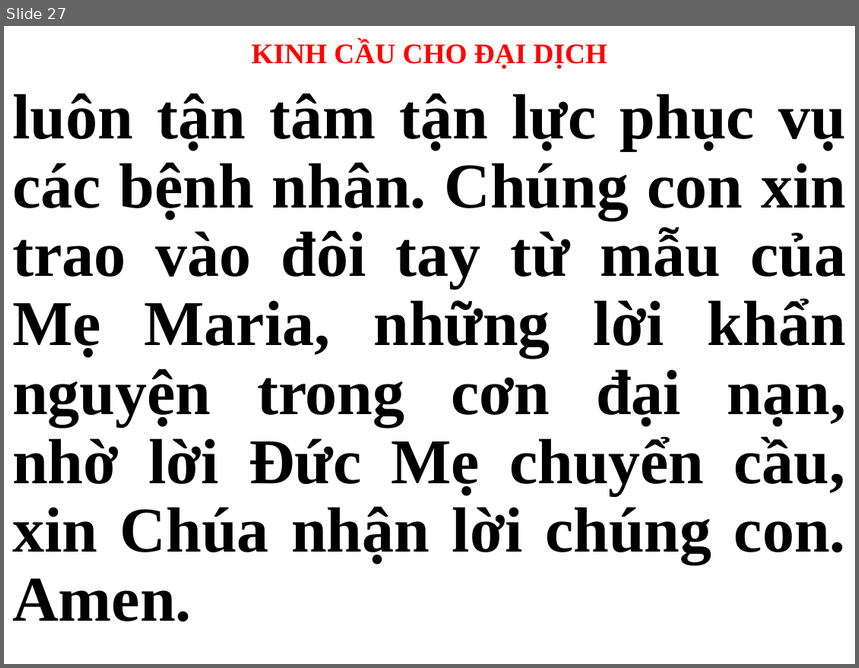
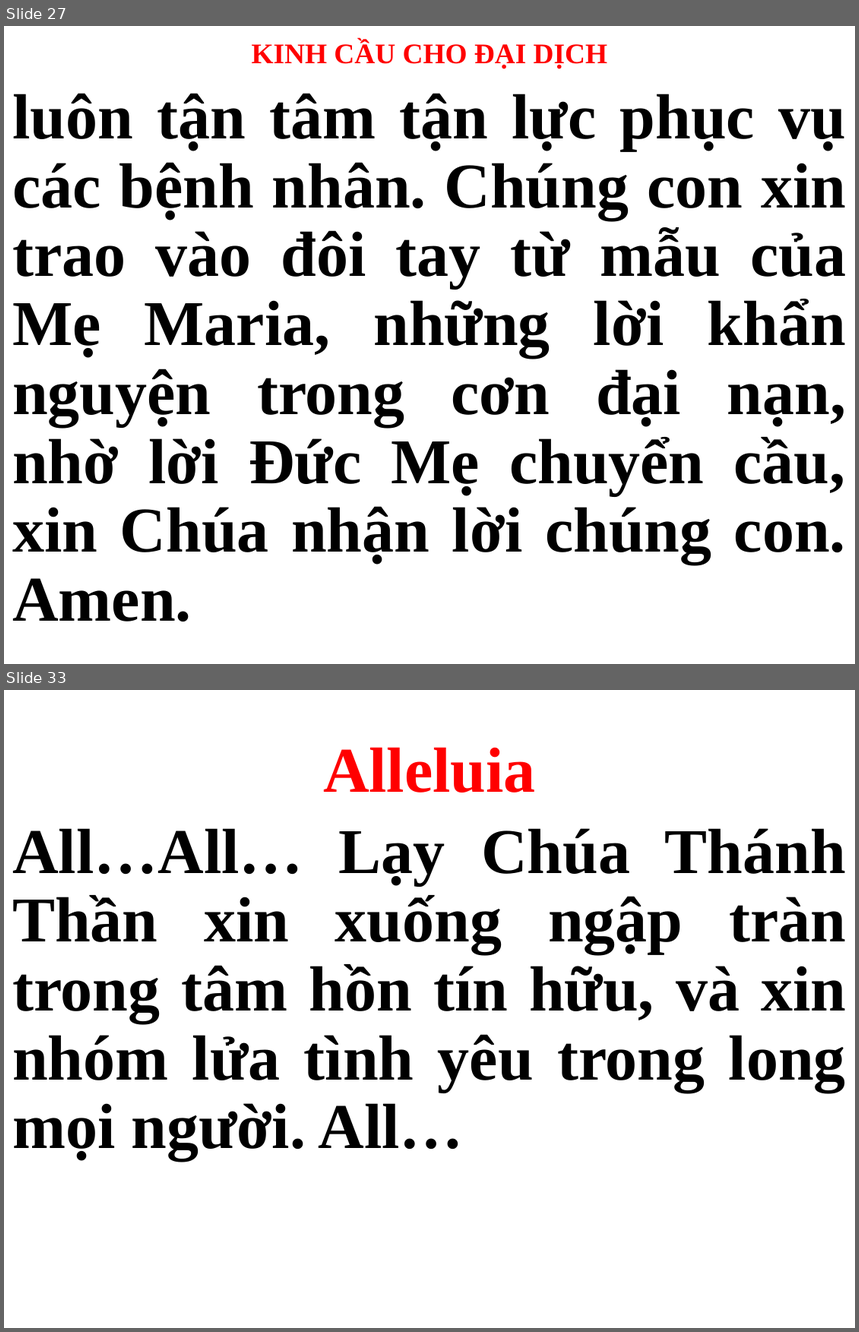
Before and after one commit to peteranh99/usb-songs, a slide deck: CN.pptx. Shown one above the other, each under a label of ours: slide 27 before the commit, slides 27 and 33 after it; the slides between them are not shown. The pictures are 859x668 and 859x1332 pixels, drawn with LibreOffice and Linux fonts; fonts in the diff are those of the drawing. Boxes give left, top, right and bottom in pixels: in the first picture for what was removed or moved away, otherwise in the second. Text is boxed around its words. In the diff, an @@ line names an element or a change of style, - is before the commit and + after.

```diff
--- a/CN.pptx
+++ b/CN.pptx
@@ slide 33 added at bbox=[4, 690, 855, 1328], background #FFFFFF @@
@@ subtitle added at bbox=[12, 747, 846, 1160], 54 pt, text #000000, bold @@
+Alleluia
+All…All… Lạy Chúa Thánh Thần xin xuống ngập tràn trong tâm hồn tín hữu, và xin nhóm lửa tình yêu trong long mọi người. All…
```
Also in this commit, not shown: 28 other slides changed, 52 other slides added, 39 slides removed, 2 other files.
